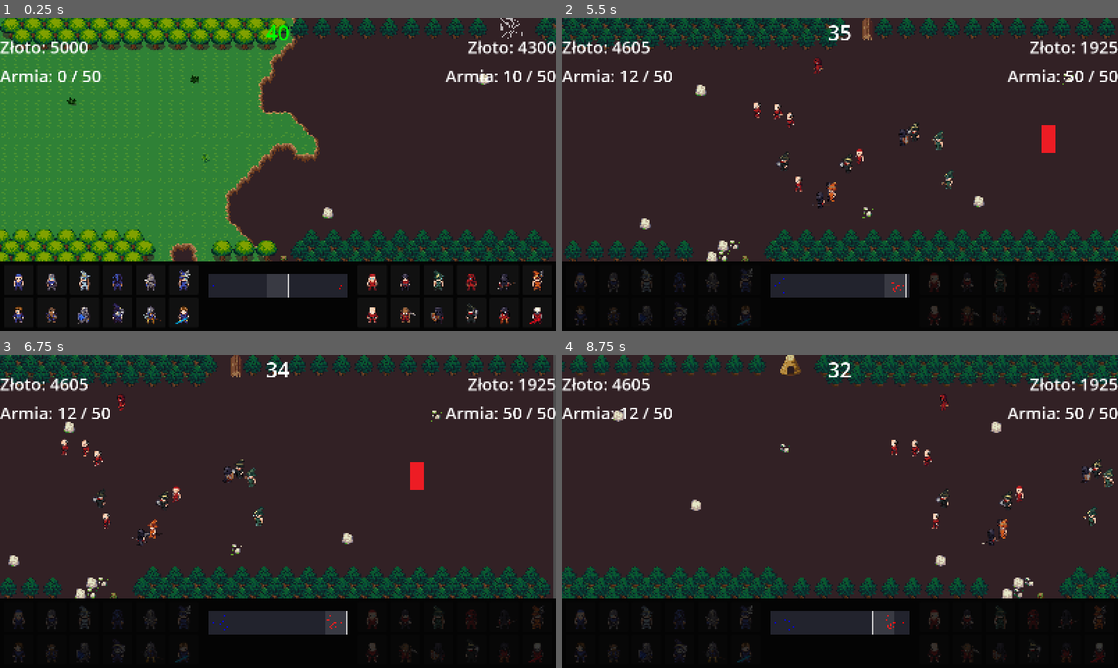
Above: before the commit, frames 1-4 (two rows, left to right).
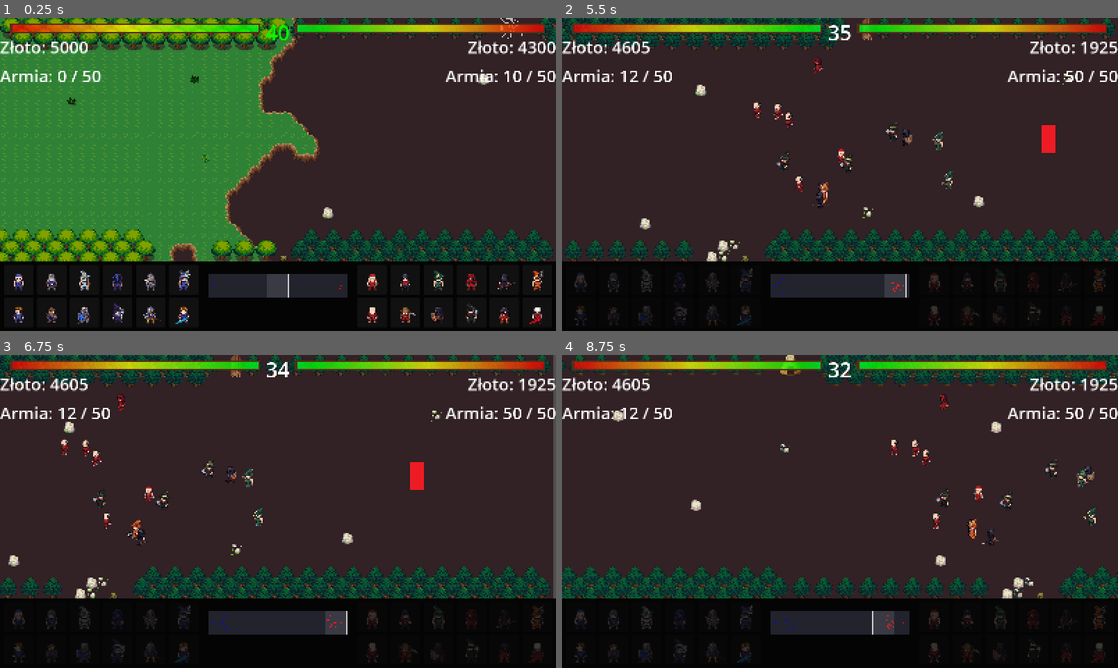
Above: after the commit, the same moments.

Repository: wojmichaluk/miragine-quest
Game: Godot game, scene res://scenes/Main.tscn
The game is run twice, just before and just after one commit, with the same random seed, the same clock (stepped at 60 frames per second) and the same inputs. The project has no main scene, so this scene is started directly. The engine's default icon, where the game draws it, is replaced by a stand-in: a white triangle on a blue panel in a dark square.
Inputs (mouse positions are in pixels of both pictures, inside the frame that each line leads up to):
- Up to frame 1 (0.25 s): no input
- Up to frame 2 (5.5 s): click (578, 280) at 0.52 s; click (612, 280) at 1.27 s; click (645, 280) at 2.02 s; click (678, 280) at 2.77 s; click (712, 280) at 3.52 s; click (745, 280) at 4.27 s; drag from (840, 287) to (895, 105) at 5.02 s
- Up to frame 3 (6.75 s): drag from (166, 527) to (183, 445) at 5.77 s; move the mouse to (333, 442) at 6.52 s; hold D (move_right) from 6.53 s (still down)
- Up to frame 4 (8.75 s): release D (move_right) at 7.25 s; drag from (812, 574) to (600, 445) at 7.27 s; move the mouse to (1006, 558) at 8.02 s; hold A (move_left) from 8.03 s (still down)

The runs differ from the first frame. In frame 1, 2.8% of the frame differs, in the area x 1-98%, y 1-5%; in frame 2, 3.3%; in frame 3, 3.4%; in frame 4, 3.5%, in the area x 1-100%, y 1-88%.

Commit message:
Added lifebars for player and enemy, corrected player & enemy unit and base scripts

Diff:
--- a/godot-project/scenes/Base.tscn
+++ b/godot-project/scenes/Base.tscn
@@ -6,9 +6,9 @@
 size = Vector2(40, 80)
 
 [sub_resource type="RectangleShape2D" id="RectangleShape2D_bd46k"]
-size = Vector2(200, 1800)
+size = Vector2(500, 1800)
 
-[node name="Base" type="StaticBody2D" unique_id=2128790204]
+[node name="Base" type="CharacterBody2D" unique_id=500375172]
 script = ExtResource("1_c07sk")
 
 [node name="Sprite2D" type="Sprite2D" parent="." unique_id=428440765]
--- a/godot-project/scenes/EnemyUnit.tscn
+++ b/godot-project/scenes/EnemyUnit.tscn
@@ -10,18 +10,18 @@
 
 [node name="EnemyUnit" type="CharacterBody2D" unique_id=1664070961 groups=["enemy"]]
 y_sort_enabled = true
+collision_layer = 2
 script = ExtResource("2_3lyxy")
 unit_name = "Enemy"
 direction = -1
 
 [node name="Sprite2D" type="Sprite2D" parent="." unique_id=1089246405]
 
-[node name="AnimationPlayer" type="AnimationPlayer" parent="." unique_id=763201400]
-
 [node name="CollisionShape2D" type="CollisionShape2D" parent="." unique_id=1234237736]
 shape = SubResource("RectangleShape2D_3lyxy")
 
 [node name="AttackZone" type="Area2D" parent="." unique_id=1221158233]
+collision_layer = 2
 
 [node name="CollisionShape2D" type="CollisionShape2D" parent="AttackZone" unique_id=177338786]
 shape = SubResource("RectangleShape2D_1inur")
--- a/godot-project/scenes/Main.tscn
+++ b/godot-project/scenes/Main.tscn
@@ -4,6 +4,8 @@
 [ext_resource type="Texture2D" uid="uid://cc8sv512152hw" path="res://assets/map/forest_tiles.png" id="2_vcsgt"]
 [ext_resource type="Script" uid="uid://dgi4e005184wj" path="res://scripts/camera_2d.gd" id="5_wp0k4"]
 [ext_resource type="Script" uid="uid://dr8onev4b1pvh" path="res://scripts/ui.gd" id="6_bjd11"]
+[ext_resource type="Texture2D" uid="uid://d226w01dbuuw4" path="res://assets/lifebar/lifebar.png" id="6_c01mt"]
+[ext_resource type="Texture2D" uid="uid://e8ucja36ac07" path="res://assets/lifebar/lifebar_border.png" id="6_nxtc6"]
 [ext_resource type="Script" uid="uid://cqj1saa27mvbd" path="res://scripts/minimap.gd" id="7_qmy6f"]
 
 [sub_resource type="TileSetAtlasSource" id="TileSetAtlasSource_c01mt"]
@@ -347,10 +349,6 @@
 tile_size = Vector2i(32, 32)
 sources/0 = SubResource("TileSetAtlasSource_vcsgt")
 
-[sub_resource type="Gradient" id="Gradient_nxtc6"]
-offsets = PackedFloat32Array(0, 0.30493274, 0.6547085, 1)
-colors = PackedColorArray(0.57487124, 0, 0, 1, 0.6265344, 0.32702956, 0.02072231, 1, 0.82, 0.7956733, 0.090200014, 1, 0.3238763, 1, 0.5735296, 1)
-
 [sub_resource type="StyleBoxFlat" id="StyleBoxFlat_lquwl"]
 bg_color = Color(0.016551722, 0.016551727, 0.016551709, 1)
 
@@ -360,22 +358,6 @@
 border_width_top = 2
 border_width_right = 2
 border_width_bottom = 2
-
-[sub_resource type="Gradient" id="Gradient_q8u5g"]
-colors = PackedColorArray(1, 1, 1, 1, 1, 1, 1, 1)
-
-[sub_resource type="GradientTexture2D" id="GradientTexture2D_lhr70"]
-gradient = SubResource("Gradient_q8u5g")
-width = 40
-height = 40
-
-[sub_resource type="Gradient" id="Gradient_jlsqs"]
-colors = PackedColorArray(1, 1, 1, 1, 1, 1, 1, 1)
-
-[sub_resource type="GradientTexture2D" id="GradientTexture2D_q8u5g"]
-gradient = SubResource("Gradient_jlsqs")
-width = 40
-height = 40
 
 [node name="Main" type="Node2D" unique_id=300323835]
 y_sort_enabled = true
@@ -412,7 +394,6 @@
 grow_horizontal = 2
 grow_vertical = 2
 script = ExtResource("6_bjd11")
-health_gradient = SubResource("Gradient_nxtc6")
 
 [node name="Panel" type="Panel" parent="CanvasLayer/UI" unique_id=977985668]
 layout_mode = 1
@@ -543,24 +524,34 @@
 offset_bottom = 40.0
 
 [node name="EnemyHealth" type="TextureProgressBar" parent="CanvasLayer/UI/ProgressBars" unique_id=1327662281]
-visible = false
+layout_mode = 1
+anchors_preset = 1
+anchor_left = 1.0
+anchor_right = 1.0
+offset_left = 1530.0
+offset_top = 45.0
+offset_right = 2250.0
+offset_bottom = 75.0
+grow_horizontal = 0
+rotation = 3.1415927
+step = 0.01
+value = 100.0
+fill_mode = 1
+texture_over = ExtResource("6_nxtc6")
+texture_progress = ExtResource("6_c01mt")
+tint_progress = Color(1, 1, 1, 0.7529412)
+
+[node name="PlayerHealth" type="TextureProgressBar" parent="CanvasLayer/UI/ProgressBars" unique_id=571739484]
 layout_mode = 0
-offset_left = 880.0
-offset_right = 1600.0
-offset_bottom = 40.0
-max_value = 10000.0
-value = 10000.0
-fill_mode = 1
-texture_progress = SubResource("GradientTexture2D_lhr70")
-
-[node name="PlayerHealth" type="TextureProgressBar" parent="CanvasLayer/UI/ProgressBars" unique_id=571739484]
-visible = false
-layout_mode = 0
-offset_right = 720.0
-offset_bottom = 40.0
-max_value = 10000.0
-value = 10000.0
-texture_progress = SubResource("GradientTexture2D_q8u5g")
+offset_left = 30.0
+offset_top = 15.0
+offset_right = 750.0
+offset_bottom = 45.0
+step = 0.01
+value = 100.0
+texture_over = ExtResource("6_nxtc6")
+texture_progress = ExtResource("6_c01mt")
+tint_progress = Color(1, 1, 1, 0.7529412)
 
 [node name="UnitsNode" type="Node2D" parent="." unique_id=1498030784]
 y_sort_enabled = true
--- a/godot-project/scenes/PlayerUnit.tscn
+++ b/godot-project/scenes/PlayerUnit.tscn
@@ -10,17 +10,17 @@
 
 [node name="PlayerUnit" type="CharacterBody2D" unique_id=1532960382 groups=["player"]]
 y_sort_enabled = true
+collision_mask = 2
 script = ExtResource("1_nkwui")
 unit_name = "Player"
 
 [node name="Sprite2D" type="Sprite2D" parent="." unique_id=1289497864]
 
-[node name="AnimationPlayer" type="AnimationPlayer" parent="." unique_id=838615674]
-
 [node name="CollisionShape2D" type="CollisionShape2D" parent="." unique_id=858727482]
 shape = SubResource("RectangleShape2D_34bfp")
 
 [node name="AttackZone" type="Area2D" parent="." unique_id=1301097585]
+collision_mask = 2
 
 [node name="CollisionShape2D" type="CollisionShape2D" parent="AttackZone" unique_id=482549527]
 shape = SubResource("RectangleShape2D_xgtta")
--- a/godot-project/scripts/base.gd
+++ b/godot-project/scripts/base.gd
@@ -1,4 +1,4 @@
-extends StaticBody2D
+extends CharacterBody2D
 
 
 @export var max_health: float = 10000.0
@@ -14,6 +14,13 @@
 	add_to_group("player" if is_player_base else "enemy")
 	add_to_group("base")
 
+	if is_player_base:
+		$AttackZone.collision_layer = 1
+		$AttackZone.collision_mask = 2
+	else:
+		$AttackZone.collision_layer = 2
+		$AttackZone.collision_mask = 1
+
 
 # Called every frame. 'delta' is the elapsed time since the previous frame.
 func _process(delta: float) -> void:
--- a/godot-project/scripts/ui.gd
+++ b/godot-project/scripts/ui.gd
@@ -1,7 +1,6 @@
 extends Control
 
 
-@export var health_gradient: Gradient
 var player_icons_textures = []
 var enemy_icons_textures = []
 var unit_button_scene = preload("res://scenes/UnitButton.tscn")
@@ -14,8 +13,6 @@
 		enemy_icons_textures.append(load("res://assets/units/enemy/unit" + str(i) + ".png"))
 
 	create_buttons()
-	setup_health_bar($ProgressBars/PlayerHealth)
-	setup_health_bar($ProgressBars/EnemyHealth)
 
 
 # Called every frame. 'delta' is the elapsed time since the previous frame.
@@ -60,13 +57,6 @@
 			right_group.add_child(button)
 
 
-func setup_health_bar(bar: TextureProgressBar):
-	var tex = bar.texture_progress
-	tex.width = 720
-	tex.height = 40
-	bar.tint_progress = health_gradient.sample(1.0)
-
-
 func update_gold_display(amount: int, is_player: bool):
 	if is_player:
 		$Labels/PlayerGold.text = "Złoto: " + str(amount)
@@ -106,8 +96,6 @@
 
 func update_base_hp(current: float, maximum: float, is_player: bool):
 	var hp_bar = $ProgressBars/PlayerHealth if is_player else $ProgressBars/EnemyHealth
-	hp_bar.max_value = maximum
-	hp_bar.value = current
-
-	# Display health bar as a gradient
-	hp_bar.tint_progress = health_gradient.sample(current / maximum)
+	var target_value = 100 * (current / maximum)
+	var tween = create_tween()
+	tween.tween_property(hp_bar, "value", target_value, 0.3).set_trans(Tween.TRANS_SINE)
--- a/godot-project/scripts/unit.gd
+++ b/godot-project/scripts/unit.gd
@@ -18,6 +18,7 @@
 var attack_timer: float = 0.0
 var current_health: float
 var attack_range: float
+var state: String = "walk"
 var is_dead: bool = false
 
 # Used only for magical attack type units
@@ -27,7 +28,6 @@
 
 @onready var sprite = $Sprite2D
 @onready var attack_zone = $AttackZone
-@onready var animation_player = $AnimationPlayer
 
 # Standard frame size in LPC
 const FRAME_SIZE = 64
@@ -43,7 +43,7 @@
 	if attack_type == "physical":
 		attack_range = 40.0
 	else:
-		attack_range = 250.0
+		attack_range = 200.0
 
 
 # Called every frame. 'delta' is the elapsed time since the previous frame.
@@ -55,6 +55,7 @@
 	if timer > 0.1:
 		timer = 0.0
 		current_col = (current_col + 1) % 9
+		print(unit_name, " ", sprite.vframes, " ", sprite.hframes)
 
 		var row = 11
 		sprite.frame = (row * sprite.hframes) + current_col
Binary file added: godot-project/assets/lifebar/lifebar.png
Binary file added: godot-project/assets/lifebar/lifebar_border.png
